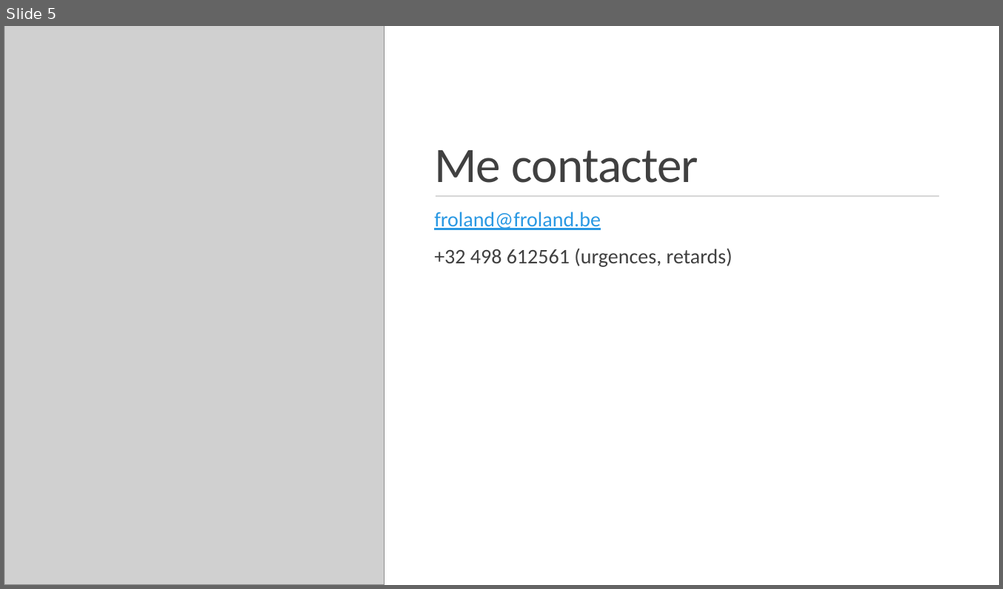
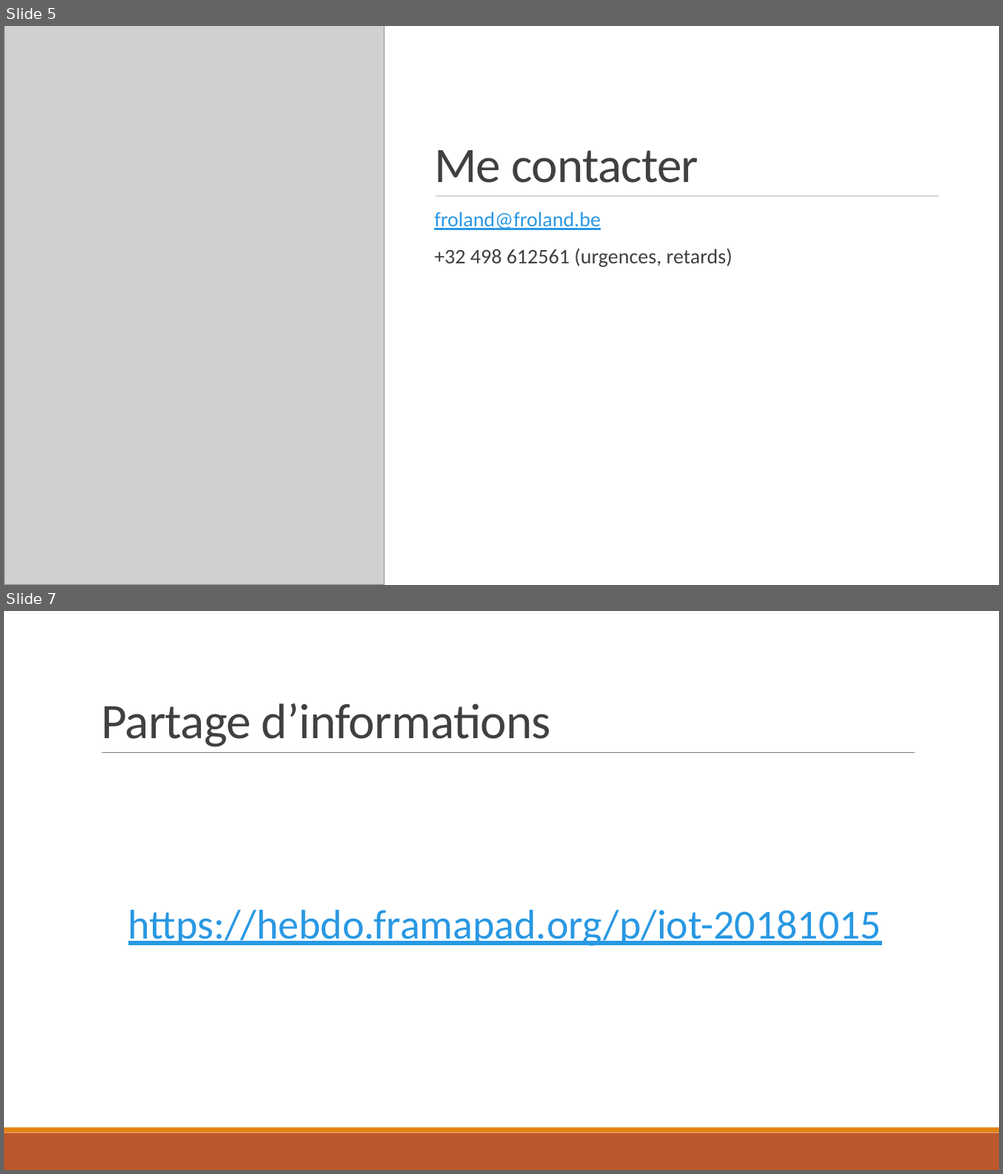
Before and after one commit to froland/cursus-iot-3days, a slide deck: Objets connectés.pptx. Shown one above the other, each under a label of ours: slide 5 before the commit, slides 5 and 7 after it; the slides between them are not shown. The pictures are 1003x589 and 1003x1174 pixels, drawn with LibreOffice and Linux fonts; fonts in the diff are those of the drawing; grey boxes stand for pictures. Boxes give left, top, right and bottom in pixels: in the first picture for what was removed or moved away, otherwise in the second. Text is boxed around its words. In the diff, an @@ line names an element or a change of style, - is before the commit and + after.

```diff
--- a/Objets connectés.pptx
+++ b/Objets connectés.pptx
@@ slide 7 added at (4,611,999,1170), background #FFFFFF; not listed: 2 template elements that a slide beside it also shows @@
@@ title added at (101,703,551,747), 48 pt, text #404040 @@
+Partage d’informations
@@ line added from (102, 753) to (915, 753), #808080 0.5 pt @@
@@ text added at (128,910,882,946), 40 pt, text #2998E3, underline @@
+  https://hebdo.framapad.org/p/iot-20181015
```
Also in this commit, not shown: 1 slide changed, 16 other slides added, 2 other files.
